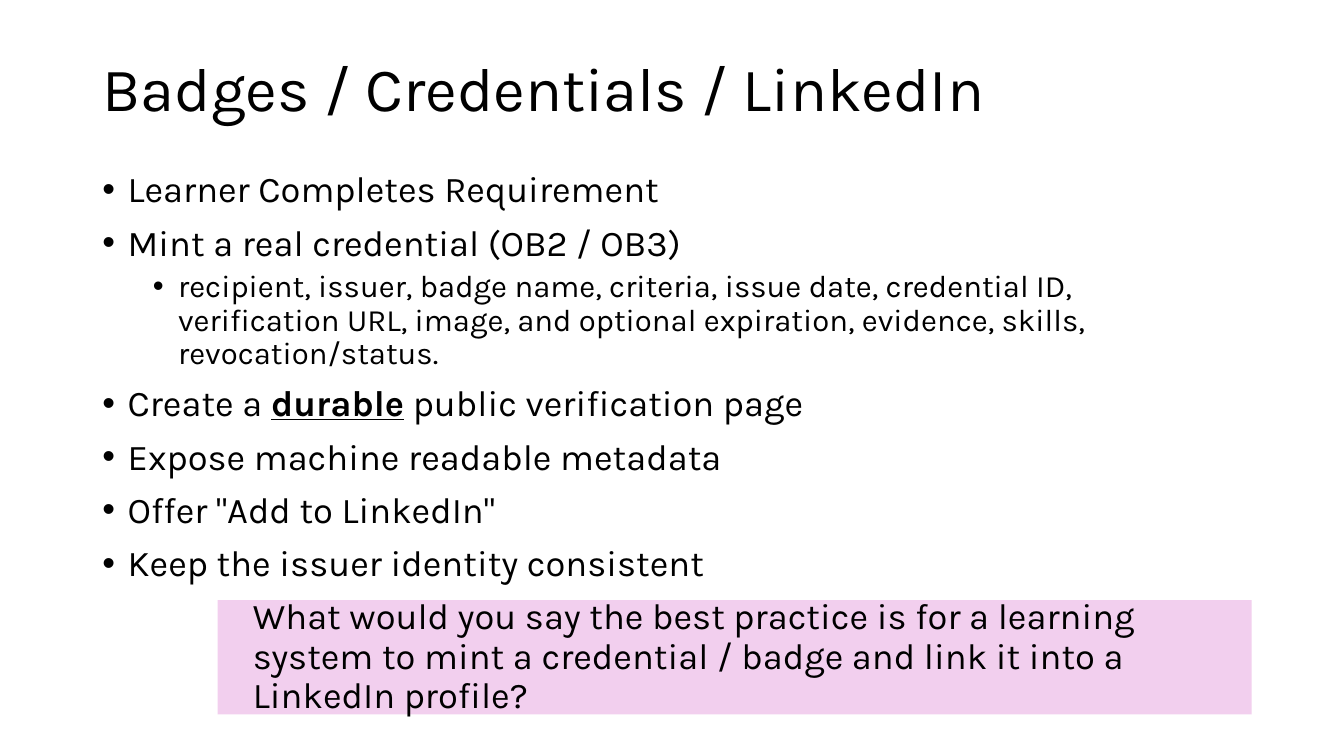
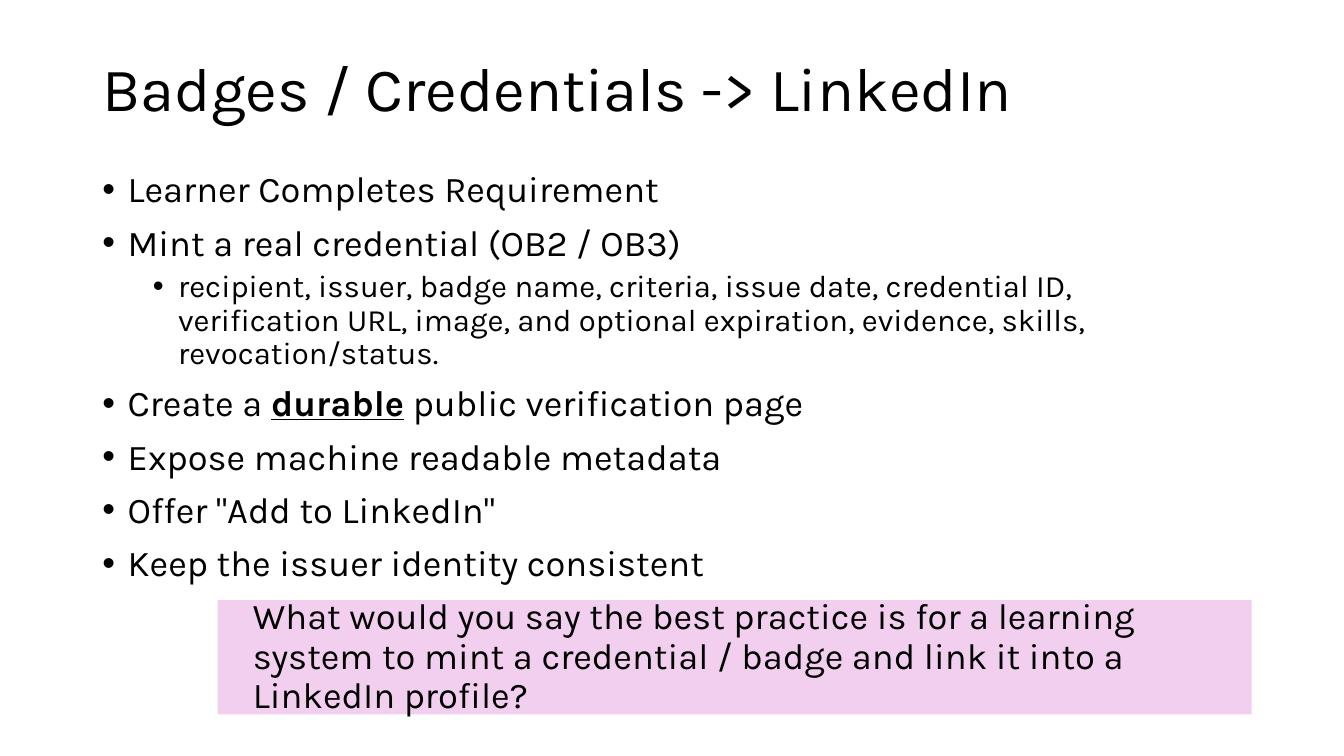
Before and after one commit to csev/talks, a slide deck: slide 7 of 2026/2026-06-VC-Badges.pptx. Drawn at 1344x756 pixels with LibreOffice and Linux fonts; fonts in the diff are those of the drawing; background and template pictures are left out. Boxes give left, top, right and bottom in pixels: in the first picture for what was removed or moved away, otherwise in the second. Text is boxed around its words. In the diff, an @@ line names an element or a change of style, - is before the commit and + after.

```diff
--- a/2026/2026-06-VC-Badges.pptx
+++ b/2026/2026-06-VC-Badges.pptx
@@ title at (102, 68, 1011, 126): text changed @@
-Badges / Credentials / LinkedIn
+Badges / Credentials -> LinkedIn
```
Also in this commit, not shown: 9 other slides changed, 4 other files.
